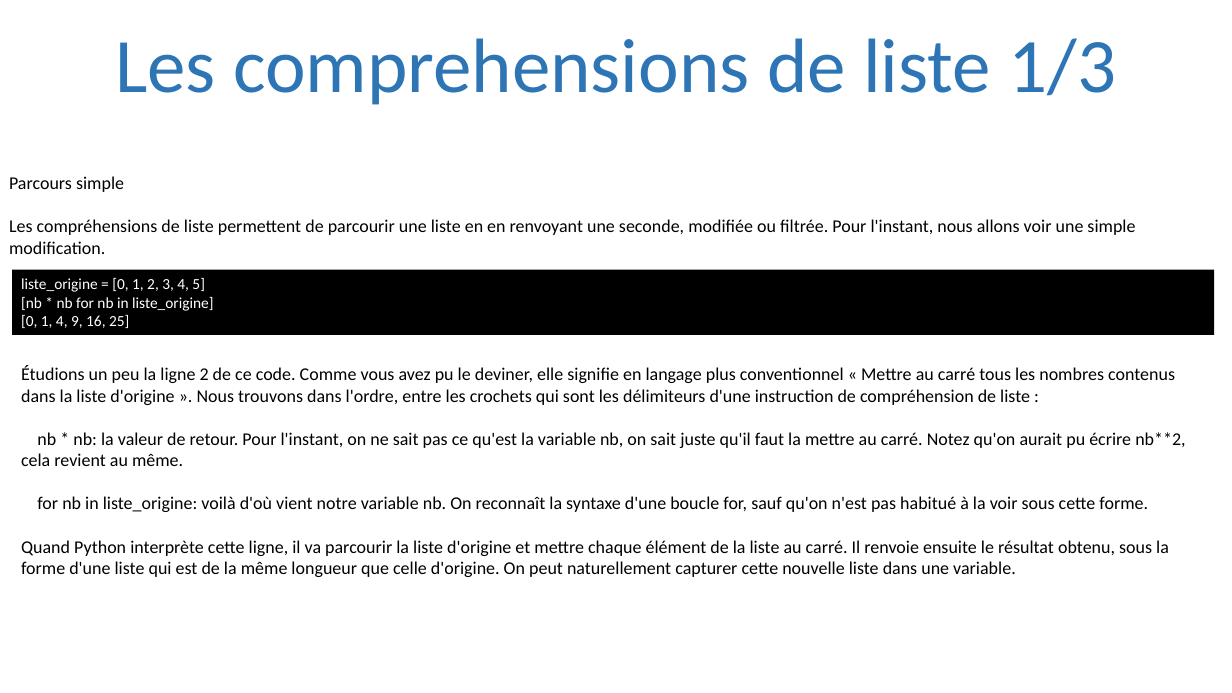
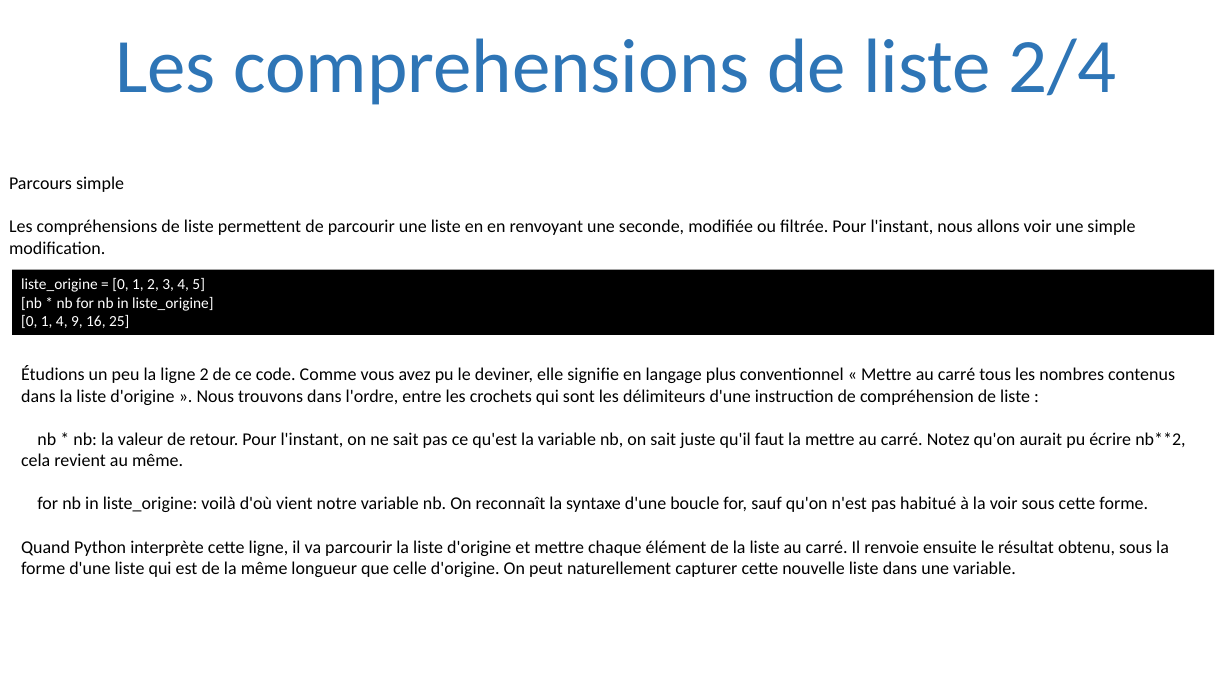
Before and after one commit to julienPalleau/PythonDoc, a slide deck: slide 87 of Python-resume.pptx (slide 78 before the commit). Drawn at 1232x693 pixels with LibreOffice and Linux fonts; fonts in the diff are those of the drawing. Boxes give left, top, right and bottom in pixels: in the first picture for what was removed or moved away, otherwise in the second. Text is boxed around its words. In the diff, an @@ line names an element or a change of style, - is before the commit and + after.

```diff
--- a/Python-resume.pptx
+++ b/Python-resume.pptx
@@ title at box(115, 38, 1116, 105): text changed @@
-Les comprehensions de liste 1/3
+Les comprehensions de liste 2/4
```
Also in this commit, not shown: 11 other slides changed, 13 slides added.
